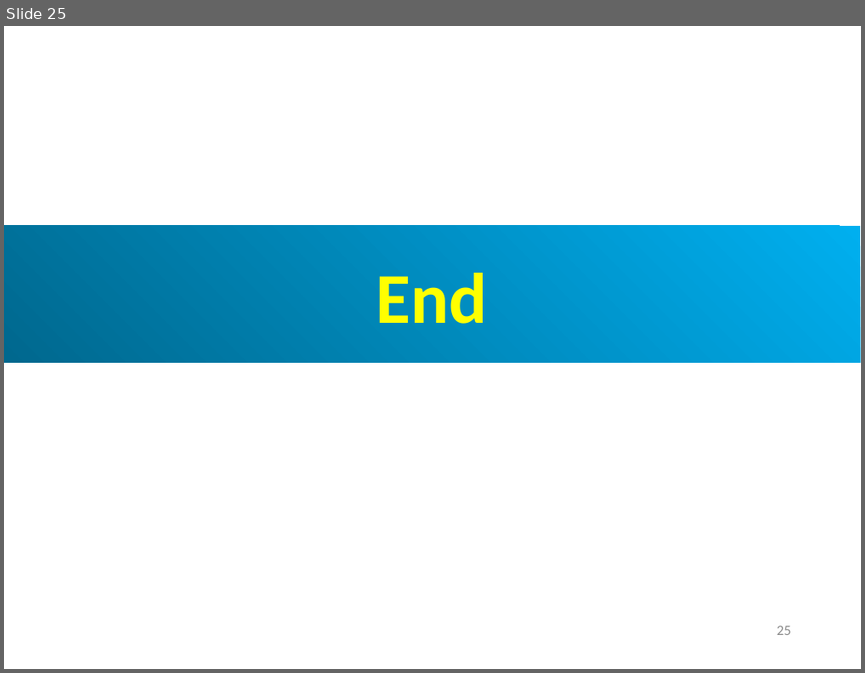
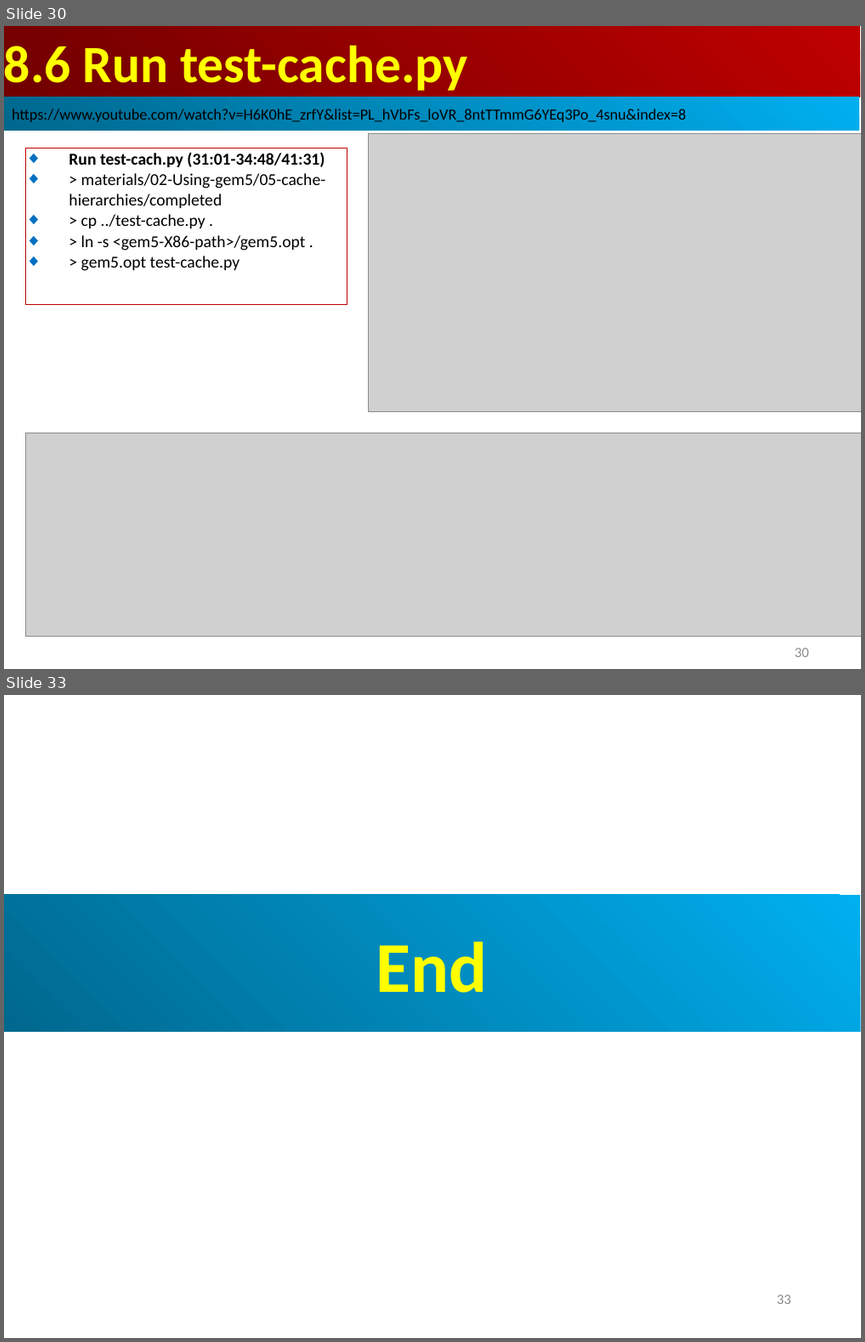
Before and after one commit to peterhchen/AIU_CS850_Gem5_McPAT, a slide deck: 050_Gem5/008.CacheMod/000_Video/008.CacheMod.ppt. Shown one above the other, each under a label of ours: slide 25 before the commit, slides 30 and 33 after it; the slides between them are not shown. The pictures are 865x673 and 865x1342 pixels, drawn with LibreOffice and Linux fonts; fonts in the diff are those of the drawing; grey boxes stand for pictures. Boxes give left, top, right and bottom in pixels: in the first picture for what was removed or moved away, otherwise in the second. Text is boxed around its words. In the diff, an @@ line names an element or a change of style, - is before the commit and + after.

```diff
--- a/050_Gem5/008.CacheMod/000_Video/008.CacheMod.ppt
+++ b/050_Gem5/008.CacheMod/000_Video/008.CacheMod.ppt
@@ slide 30 added at box(4, 26, 861, 669), background #FFFFFF @@
@@ rectangle added at box(4, 26, 860, 97), fill gradient #BF0000 to #710000, 44 pt, text #FFFF00, bold @@
+8.6 Run test-cache.py
@@ rectangle added at box(4, 97, 859, 131), fill gradient #00AFEF to #00688E, 13 pt, text #000000 @@
+https://www.youtube.com/watch?v=H6K0hE_zrfY&list=PL_hVbFs_loVR_8ntTTmmG6YEq3Po_4snu&index=8
@@ rectangle added at box(25, 148, 347, 305), outline #C00000 0.74 pt, 14 pt, text #000000 @@
+◆ Run test-cach.py (31:01-34:48/41:31)
+◆ > materials/02-Using-gem5/05-cache-hierarchies/completed
+◆ > cp ../test-cache.py .
+◆ > ln -s <gem5-X86-path>/gem5.opt .
+◆ > gem5.opt test-cache.py
@@ picture added at box(368, 134, 861, 412) @@
@@ picture added at box(25, 433, 861, 636) @@
@@ page number added at box(794, 647, 809, 657), 12 pt, text #8B8B8B @@
+30
@@ what was slide 25 is now slide 33 @@
@@ page number at box(777, 1294, 791, 1304): text changed @@
-25
+33
```
Also in this commit, not shown: 1 slide changed, 7 other slides added.
